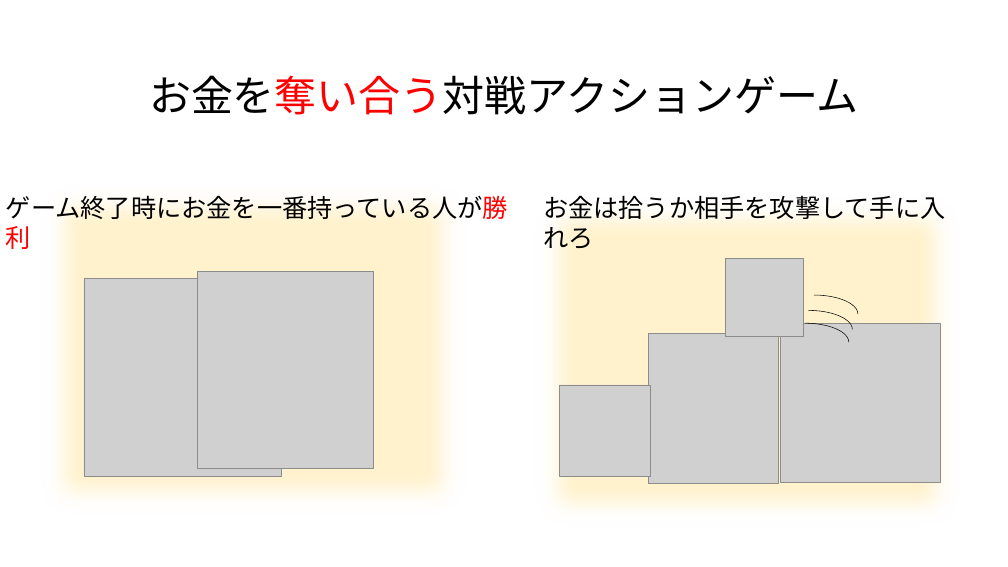
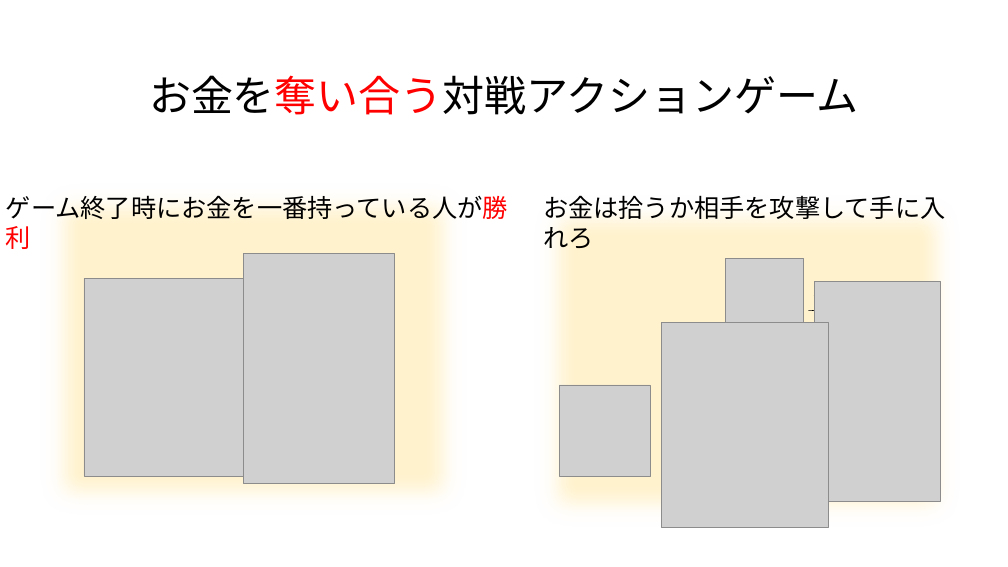
Before and after one commit to Tanaka1062/3DActionGame1, a slide deck: slide 2 of GFFゲーム提出用/企画書・説明書.pptx. Drawn at 1008x567 pixels with LibreOffice and Linux fonts; fonts in the diff are those of the drawing; grey boxes stand for pictures; background and template pictures are left out. Boxes give left, top, right and bottom in pixels: in the first picture for what was removed or moved away, otherwise in the second. Text is boxed around its words. In the diff, an @@ line names an element or a change of style, - is before the commit and + after.

```diff
--- a/GFFゲーム提出用/企画書・説明書.pptx
+++ b/GFFゲーム提出用/企画書・説明書.pptx
@@ picture resized from (x1=197, y1=271, x2=373, y2=469) to (x1=243, y1=253, x2=395, y2=484) @@
@@ picture resized from (x1=781, y1=323, x2=941, y2=482) to (x1=814, y1=281, x2=941, y2=501) @@
@@ picture added at (x1=662, y1=322, x2=828, y2=527) @@
@@ picture removed at (x1=648, y1=333, x2=778, y2=483) @@
```
Also in this commit, not shown: 1 other slide changed, 25 other files.
